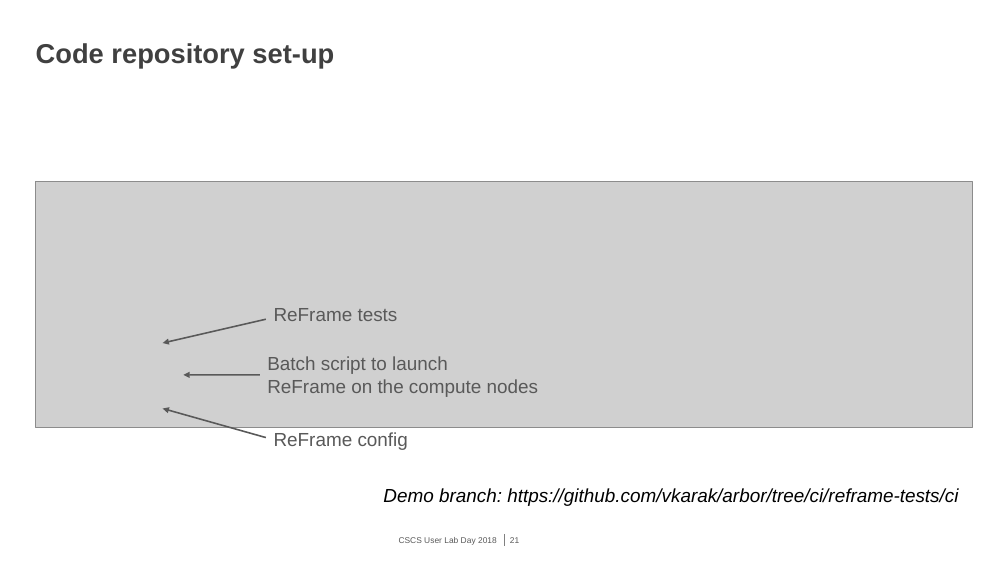
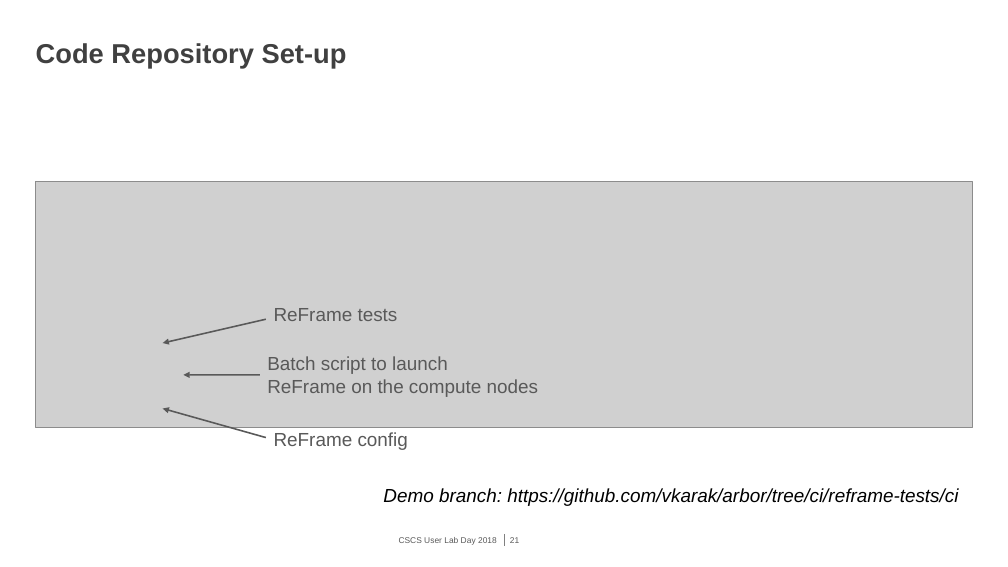
Before and after one commit to eth-cscs/UserLabDay, a slide deck: slide 21 of slides/ci_and_regression/ReFrame_CI.pptx. Drawn at 1008x567 pixels with LibreOffice and Linux fonts; fonts in the diff are those of the drawing; grey boxes stand for pictures; background and template pictures are left out. Boxes give left, top, right and bottom in pixels: in the first picture for what was removed or moved away, otherwise in the second. Text is boxed around its words. In the diff, an @@ line names an element or a change of style, - is before the commit and + after.

```diff
--- a/slides/ci_and_regression/ReFrame_CI.pptx
+++ b/slides/ci_and_regression/ReFrame_CI.pptx
@@ title at [36, 43, 347, 68]: text changed @@
-Code repository set-up
+Code Repository Set-up
```
Also in this commit, not shown: 5 other slides changed, 1 other file.
